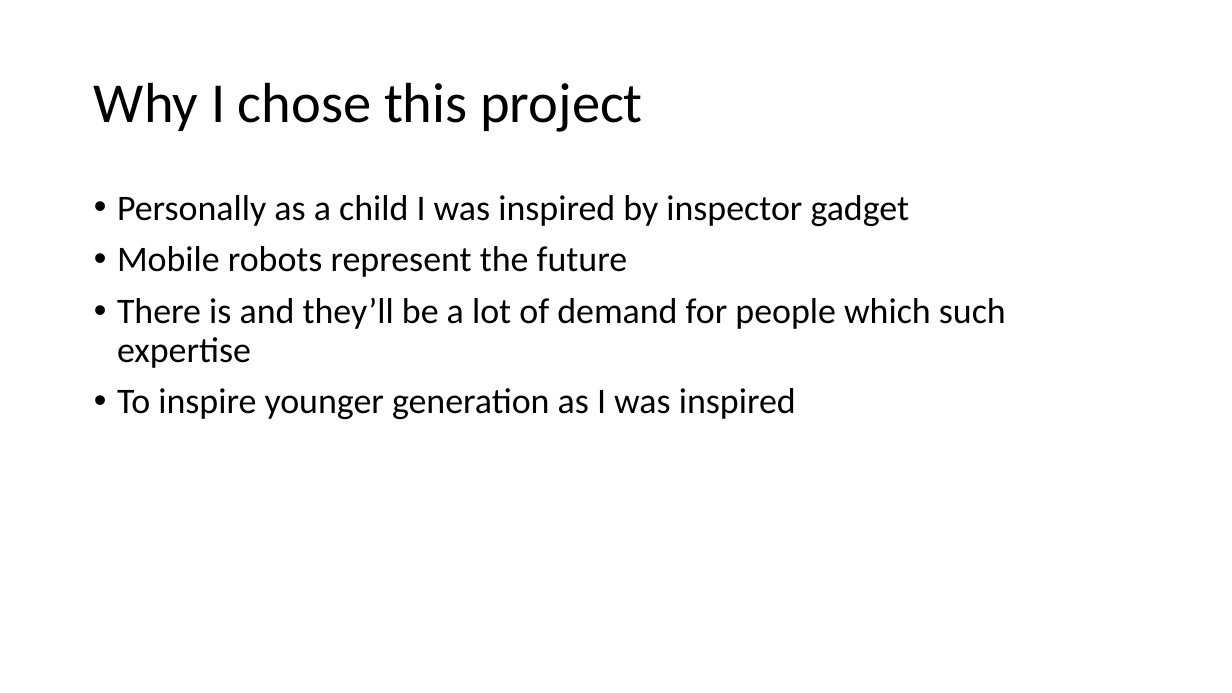
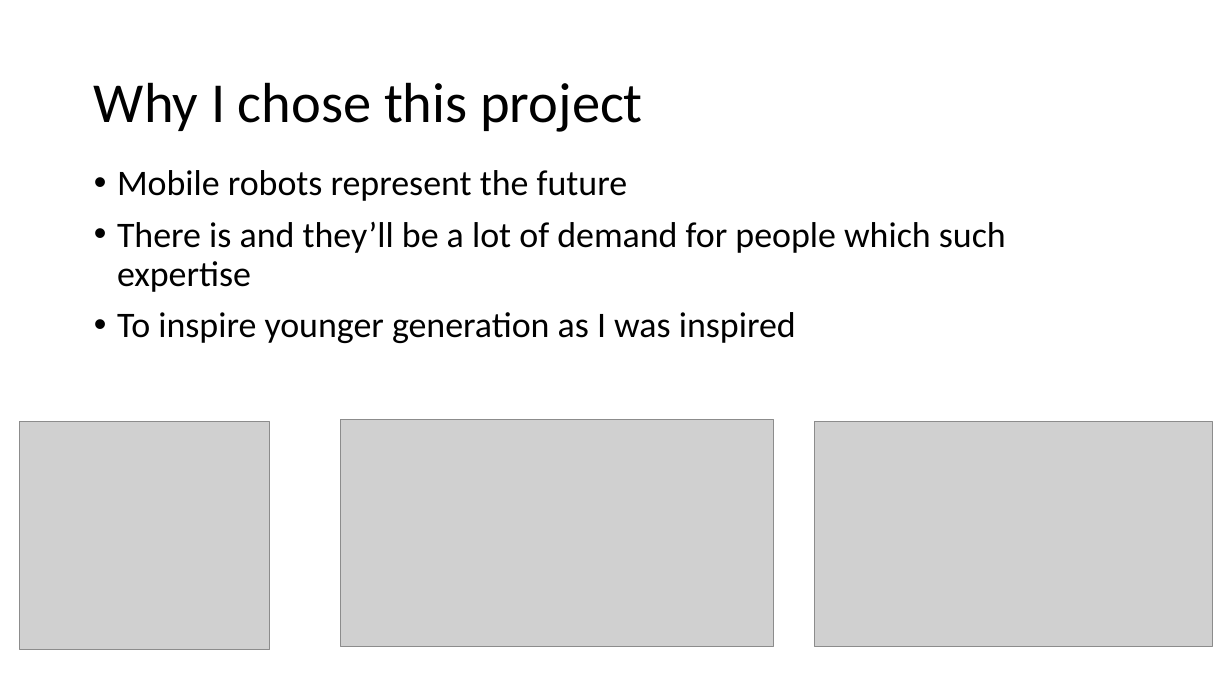
Before and after one commit to MarlonG21/MobileRobotRos_finalYearProject, a slide deck: slide 3 of MajorProject/majorProjectPresentation.pptx. Drawn at 1232x693 pixels with LibreOffice and Linux fonts; fonts in the diff are those of the drawing; grey boxes stand for pictures. Boxes give left, top, right and bottom in pixels: in the first picture for what was removed or moved away, otherwise in the second. Text is boxed around its words. In the diff, an @@ line names an element or a change of style, - is before the commit and + after.

Commit message:
edited presentation and added picture of robot used in worldskills

```diff
--- a/MajorProject/majorProjectPresentation.pptx
+++ b/MajorProject/majorProjectPresentation.pptx
@@ text "Mobile robots represent the future": place and size @@
-text "Mobile robots represent the future" at (117, 195, 1006, 419)
+text "Mobile robots represent the future" at (117, 170, 1006, 343)
@@ text at (117, 195, 910, 226): paragraph removed @@
-• Personally as a child I was inspired by inspector gadget
@@ picture added at (19, 421, 270, 649) @@
@@ picture added at (341, 420, 774, 647) @@
@@ picture added at (814, 421, 1213, 646) @@
```
Also in this commit, not shown: 1 other slide changed, 2 slides added, 1 slide removed, 9 other files.
